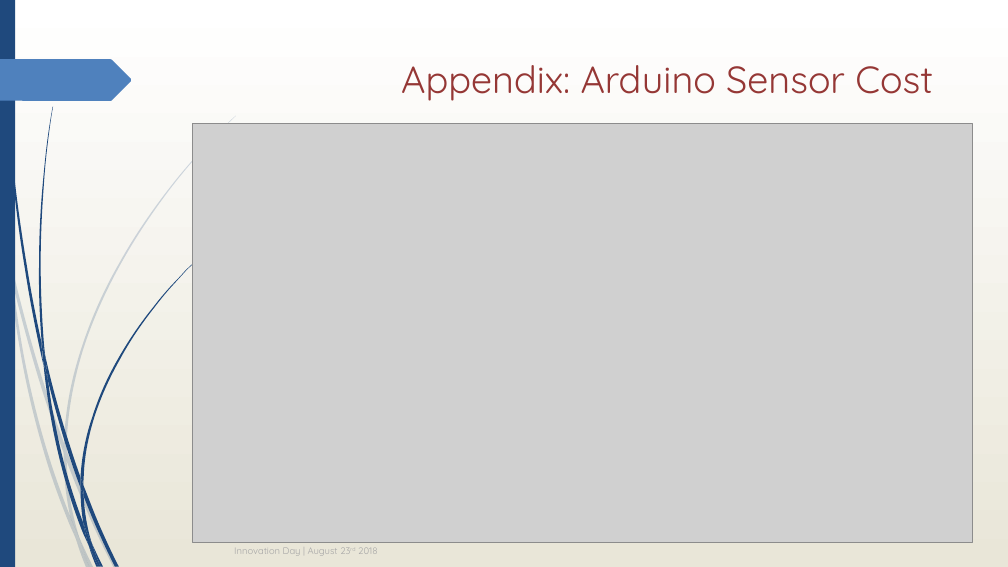
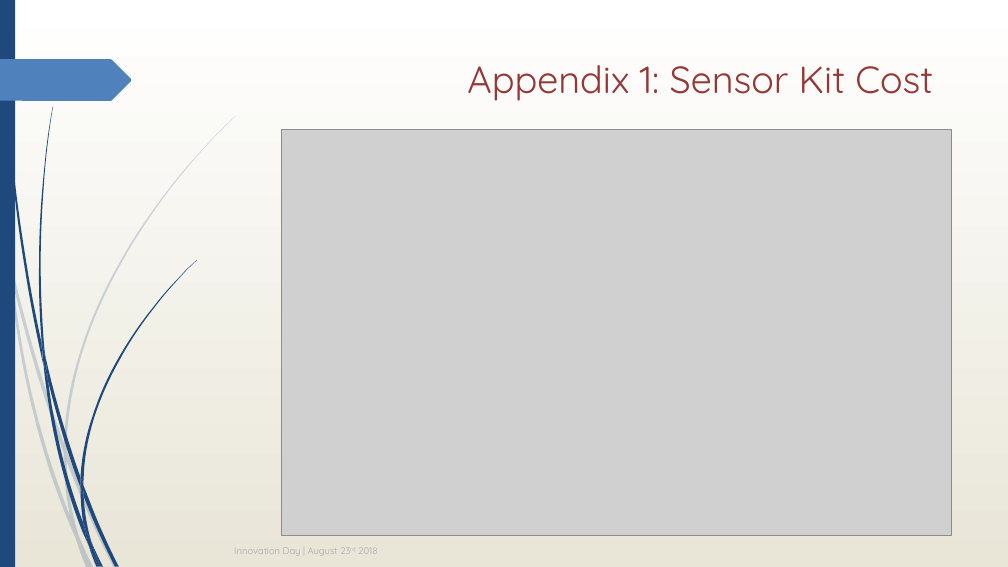
Before and after one commit to rsnestor/iot_emulator, a slide deck: slide 8 of resources/Innovation Day - Property Monitoring Kit.pptx. Drawn at 1008x567 pixels with LibreOffice and Linux fonts; fonts in the diff are those of the drawing; grey boxes stand for pictures. Boxes give left, top, right and bottom in pixels: in the first picture for what was removed or moved away, otherwise in the second. Text is boxed around its words. In the diff, an @@ line names an element or a change of style, - is before the commit and + after.

```diff
--- a/resources/Innovation Day - Property Monitoring Kit.pptx
+++ b/resources/Innovation Day - Property Monitoring Kit.pptx
@@ title at bbox=[467, 65, 933, 101]: text changed @@
-Appendix: Arduino Sensor Cost
+Appendix 1: Sensor Kit Cost
@@ picture: place and size @@
-picture at bbox=[193, 123, 972, 542]
+picture at bbox=[281, 129, 951, 535]
```
Also in this commit, not shown: 8 other slides changed, 3 slides added.
